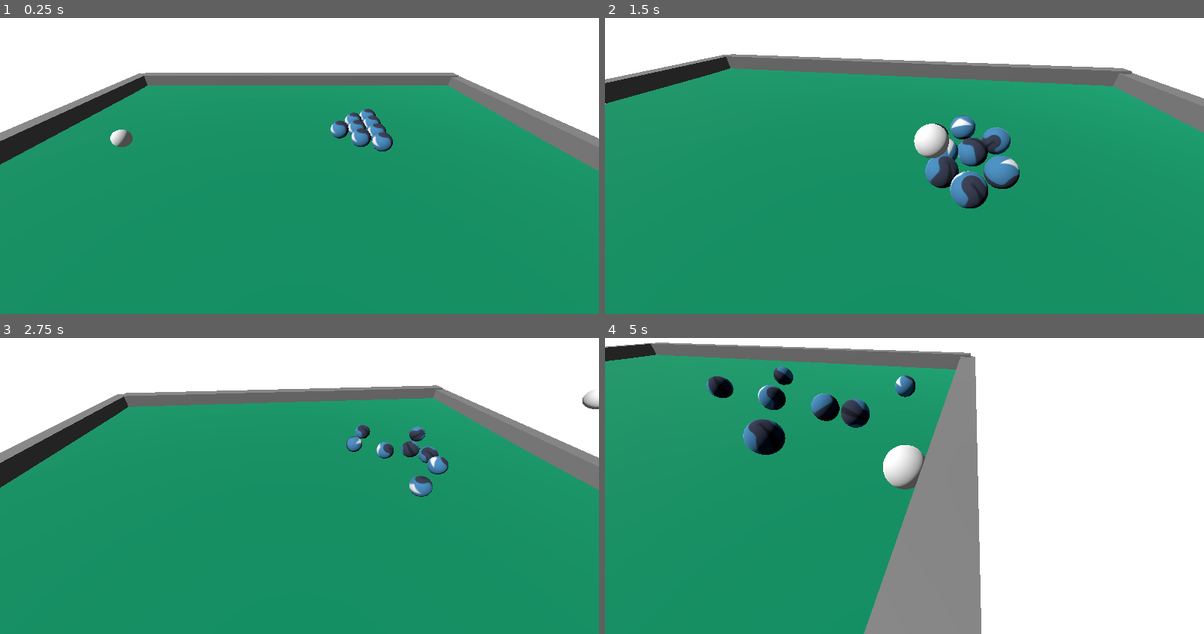
Above: before the commit, frames 1-4 (two rows, left to right).
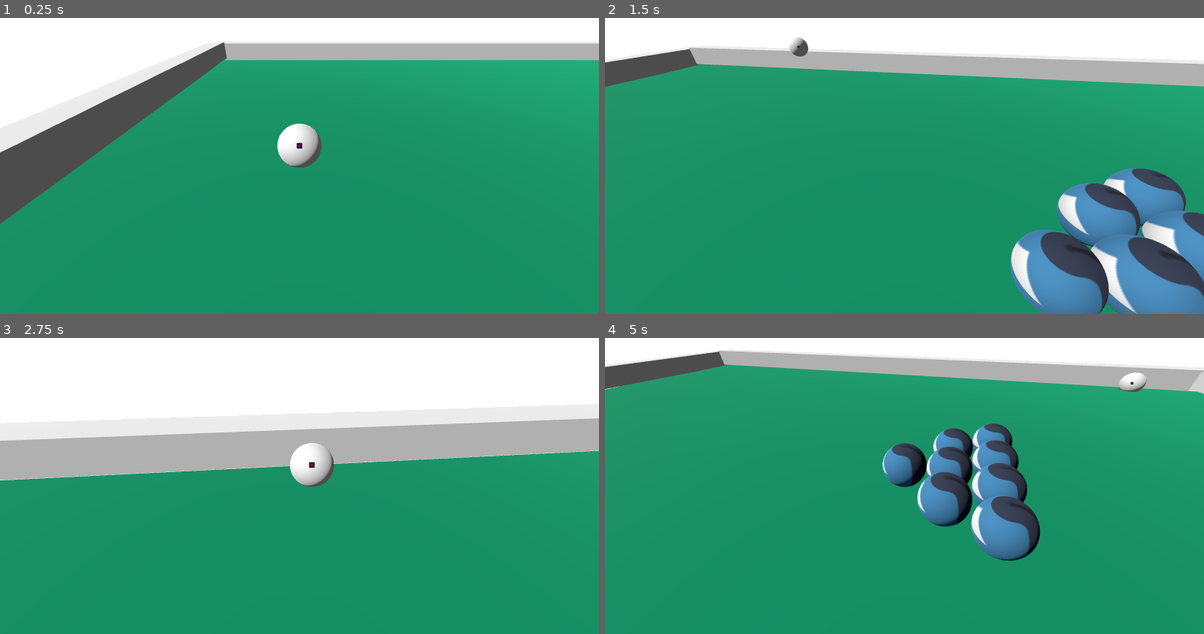
Above: after the commit, the same moments.

Repository: Urteusz/Ballatro
Game: Godot game, scene res://node_3d.tscn
The game is run twice, just before and just after one commit, with the same random seed, the same clock (stepped at 60 frames per second) and the same inputs. The engine's default icon, where the game draws it, is replaced by a stand-in: a white triangle on a blue panel in a dark square.
Inputs (mouse positions are in pixels of both pictures, inside the frame that each line leads up to):
- Up to frame 1 (0.25 s): no input
- Up to frame 2 (1.5 s): move the mouse to (934, 145) at 0.52 s; hold W (push_ball) 0.53-1.28 s; move the mouse to (874, 148) at 1.27 s; tap D (next_camera_target) at 1.35 s
- Up to frame 3 (2.75 s): tap W (push_ball) at 1.55, 2.3 s; move the mouse to (311, 459) at 2.02 s; hold A (previous_camera_target) from 2.03 s (still down)
- Up to frame 4 (5 s): move the mouse to (898, 471) at 2.77 s; release A (previous_camera_target) at 2.78 s; tap W (push_ball) at 2.85, 4.55 s; move the mouse to (946, 471) at 3.52 s; hold W (push_ball) 3.53-4.28 s; move the mouse to (856, 462) at 4.27 s; tap D (next_camera_target) at 4.35 s

The runs differ from the first frame. In frame 1, 21% of the frame differs, in the area x 0-100%, y 8-70%; in frame 2, 26%; in frame 3, 23%; in frame 4, 53%, in the area x 0-100%, y 1-100%.

Commit message:
Dodaj odbijanie kuli w kierunku, w ktorym patrzy sie kamera
- Sprite3D jako punkt w ktory uderzamy
- Shader co znika sciany

Diff:
--- a/ball_1.gd
+++ /dev/null
@@ -1,16 +0,0 @@
-extends RigidBody3D
-
-
-# Called when the node enters the scene tree for the first time.
-func _ready() -> void:
-	pass # Replace with function body.
-
-
-# Called every frame. 'delta' is the elapsed time since the previous frame.
-func _process(delta: float) -> void:
-	pass
-
-func _input(event):
-	if event.is_action_pressed("push_ball"):
-		# impulse force * camera -> target ball vector, idk radius?
-		apply_impulse(Vector3(0.0, 0.0, -30.0), Vector3(0.0, 0.0, 0.0))
--- a/node_3d.gd
+++ /dev/null
@@ -1,11 +0,0 @@
-extends Node3D
-
-
-# Called when the node enters the scene tree for the first time.
-func _ready() -> void:
-	pass # Replace with function body.
-
-
-# Called every frame. 'delta' is the elapsed time since the previous frame.
-func _process(delta: float) -> void:
-	pass
--- a/node_3d.tscn
+++ b/node_3d.tscn
@@ -1,8 +1,9 @@
-[gd_scene load_steps=17 format=3 uid="uid://2qvhwcgcgbqq"]
+[gd_scene load_steps=19 format=3 uid="uid://2qvhwcgcgbqq"]
 
 [ext_resource type="Texture2D" uid="uid://bqmhekyijn2be" path="res://textures/icon.svg" id="1_a202f"]
-[ext_resource type="Script" uid="uid://tc20kyas61rl" path="res://camera_3d.gd" id="2_noarx"]
-[ext_resource type="Script" uid="uid://bhf7b5c8nduhe" path="res://ball_1.gd" id="3_r3fl7"]
+[ext_resource type="Script" uid="uid://tc20kyas61rl" path="res://scripts/camera.gd" id="2_noarx"]
+[ext_resource type="Shader" uid="uid://dgp2nyncsm5bt" path="res://shaders/wall.gdshader" id="2_r3fl7"]
+[ext_resource type="Script" uid="uid://bhf7b5c8nduhe" path="res://scripts/player_ball.gd" id="3_r3fl7"]
 
 [sub_resource type="StandardMaterial3D" id="StandardMaterial3D_a0tk4"]
 cull_mode = 2
@@ -15,7 +16,14 @@
 [sub_resource type="BoxShape3D" id="BoxShape3D_noarx"]
 size = Vector3(21.54, 0.36, 31.36)
 
+[sub_resource type="ShaderMaterial" id="ShaderMaterial_jka67"]
+render_priority = 0
+shader = ExtResource("2_r3fl7")
+shader_parameter/fade_start_distance = 5.0
+shader_parameter/fade_end_distance = 2.0
+
 [sub_resource type="BoxMesh" id="BoxMesh_a0tk4"]
+material = SubResource("ShaderMaterial_jka67")
 
 [sub_resource type="BoxShape3D" id="BoxShape3D_r3fl7"]
 size = Vector3(1, 20.345, 31.37)
@@ -45,9 +53,10 @@
 [node name="DirectionalLight3D" type="DirectionalLight3D" parent="."]
 transform = Transform3D(-0.9333113, -2.4843486e-10, 0.35906842, 0.28876635, -0.5943458, 0.75057805, 0.21341076, 0.8042098, 0.55470955, 0.07139218, 5.804604, 8.714066)
 
-[node name="Camera3D" type="Camera3D" parent="."]
+[node name="Camera3D" type="Camera3D" parent="." node_paths=PackedStringArray("target")]
 transform = Transform3D(1, 0, 0, 0, 1, 0, 0, 0, 1, 0.14432669, 1.4036087, 3.7672782)
 script = ExtResource("2_noarx")
+target = NodePath("../PlayerBall")
 
 [node name="Table" type="Node" parent="."]
 
@@ -107,14 +116,23 @@
 [node name="WorldEnvironment" type="WorldEnvironment" parent="."]
 environment = SubResource("Environment_a202f")
 
-[node name="PlayerBall" type="RigidBody3D" parent="." groups=["balls"]]
+[node name="PlayerBall" type="RigidBody3D" parent="." node_paths=PackedStringArray("target_sprite") groups=["balls"]]
 transform = Transform3D(-1, 0, -8.742278e-08, 0, 1, 0, 8.742278e-08, 0, -1, 0.09263587, 0.7649708, 10.218924)
 physics_material_override = SubResource("PhysicsMaterial_r3fl7")
 script = ExtResource("3_r3fl7")
+target_sprite = NodePath("MeshInstance3D/Target")
 
 [node name="MeshInstance3D" type="MeshInstance3D" parent="PlayerBall"]
 mesh = SubResource("SphereMesh_jka67")
 
+[node name="Target" type="Sprite3D" parent="PlayerBall/MeshInstance3D"]
+modulate = Color(0.92577106, 0, 0.37224972, 1)
+pixel_size = 0.001
+billboard = 1
+shaded = true
+no_depth_test = true
+texture = ExtResource("1_a202f")
+
 [node name="CollisionShape3D" type="CollisionShape3D" parent="PlayerBall"]
 shape = SubResource("SphereShape3D_a0tk4")
 
--- a/project.godot
+++ b/project.godot
@@ -35,4 +35,4 @@
 
 [rendering]
 
-anti_aliasing/quality/msaa_2d=1
+anti_aliasing/quality/msaa_3d=1
--- a/camera_3d.gd
+++ b/scripts/camera.gd
@@ -2,9 +2,9 @@
 
 @export var target: Node3D
 @export var mouse_sensitivity = 0.003
-@export var table_camera_radius = 13.0
+@export var table_camera_radius = 13.0 # dystans kamery od celu
 @export var ball_camera_radius = 5.0
-@export var camera_speed = 10
+@export var camera_lerp_speed = 10
 
 const MIN_PHI = 0.25
 const MAX_PHI = 1.45
@@ -14,7 +14,7 @@
 var ball_list
 var camera_current_radius
 var camera_target_radius
-var current_target_index: int = -1
+var current_target_index: int = 0 # Biala bila
 var offset = Vector3(0.0, 0.0, 0.0)
 var pivot = Vector3.ZERO
 var animating = false
@@ -24,11 +24,11 @@
 	self.position = Vector3.ZERO
 	ball_list = get_tree().get_nodes_in_group("balls")
 
-	camera_current_radius = table_camera_radius
+	camera_current_radius = ball_camera_radius
 	camera_target_radius = camera_current_radius
 
 func _process(delta: float) -> void:
-	camera_current_radius = lerp(camera_current_radius, camera_target_radius, camera_speed * delta)
+	camera_current_radius = lerp(camera_current_radius, camera_target_radius, camera_lerp_speed * delta)
 
 	var x = camera_current_radius * sin(phi) * cos(theta)
 	var y = camera_current_radius * cos(phi)
@@ -40,7 +40,7 @@
 		target_center = target.global_position
 
 	if animating:
-		pivot = lerp(pivot, target_center, camera_speed * delta)
+		pivot = lerp(pivot, target_center, camera_lerp_speed * delta)
 
 		if pivot.distance_to(target_center) < 0.01:
 			animating = false
@@ -65,6 +65,8 @@
 		current_target_index -= 1
 		update_camera_target()
 
+# Kamera przechodzi po kulach w kolejnosci w jakiej zostaly dodane do listy
+#	zamiast tego powinno dac sie zmieniac pomiedzy najblizszymi kulami
 func update_camera_target():
 		var total_targets = ball_list.size() + 1
 		current_target_index = wrapi(current_target_index, 0, total_targets)
--- /dev/null
+++ b/scripts/player_ball.gd
@@ -0,0 +1,68 @@
+extends RigidBody3D
+
+const COLLISION_SHAPE_PATH = "CollisionShape3D"
+
+@export var impulse_strength = 30.0
+@export var target_sprite: Node3D
+
+var camera: Camera3D = null
+var radius = 0.0
+
+func _ready() -> void:
+	camera = get_viewport().get_camera_3d()
+	# jesli kula bedzie zmieniac swoj promien to nalezaloby przeniesc
+	#	ten call do push_ball()
+	radius = get_ball_radius()
+
+	if not camera:
+		push_error("Error: No camera found.")
+		set_process(false)
+		return
+
+	if not target_sprite:
+		push_warning("Warning: 'target_sprite' not assigned.")
+
+func _process(delta: float) -> void:
+	pass
+
+func _input(event):
+	# Drugi warunek zaklada ze biala bila jest dodana pierwsza
+	# 	niedobrze
+	if event.is_action_pressed("push_ball") && camera.current_target_index == 0:
+		push_ball()
+		#camera.current_target_index = camera.ball_list.size()
+		#camera.target = null
+
+func get_ball_radius() -> float:
+	var collision_shape_node = get_node_or_null(COLLISION_SHAPE_PATH)
+
+	if not collision_shape_node:
+		push_error("Error: Could not find CollisionShape3D child node at path:", COLLISION_SHAPE_PATH)
+		return 0.0
+
+	var shape_resource = collision_shape_node.shape
+
+	if not shape_resource:
+		push_error("Error: CollisionShape3D node has no shape resource assigned.")
+		return 0.0
+
+	if shape_resource is SphereShape3D:
+		var sphere_shape = shape_resource as SphereShape3D
+		return sphere_shape.radius
+	else:
+		push_error("Error: The shape is not a SphereShape3D. Cannot retrieve radius.")
+		return 0.0
+
+func push_ball():
+	if !camera:
+		print("Error: No active Camera3D found.")
+		return
+
+	var camera_position = camera.global_position
+	var ball_position = global_position
+	var direction_to_camera = (camera_position - ball_position).normalized()
+
+	var impulse_position = -direction_to_camera * radius
+	var impulse_vector = direction_to_camera * impulse_strength
+
+	apply_impulse(-impulse_vector, impulse_position)
--- /dev/null
+++ b/shaders/wall.gdshader
@@ -0,0 +1,41 @@
+// ale wygenerowal shader
+shader_type spatial;
+
+// This enables transparency. CRITICAL!
+// blend_mix = allows alpha blending
+// depth_draw_opaque = makes the object still cast shadows and clip correctly
+render_mode blend_mix, depth_draw_opaque;
+
+// This lets you add a texture to your wall in the Inspector
+uniform sampler2D albedo_texture : source_color, filter_linear_mipmap;
+
+// These are the distances you can control from the Inspector
+uniform float fade_start_distance : hint_range(0.0, 20.0) = 5.0;
+uniform float fade_end_distance : hint_range(0.0, 20.0) = 2.0;
+
+// This 'varying' will pass the world position from the vertex to the fragment
+varying vec3 v_world_pos;
+
+void vertex() {
+	// Calculate the world position for this vertex
+	v_world_pos = (MODEL_MATRIX * vec4(VERTEX, 1.0)).xyz;
+}
+
+void fragment() {
+	// Get the base color from the texture
+	vec4 tex_color = texture(albedo_texture, UV);
+	ALBEDO = tex_color.rgb;
+
+	// Calculate the distance from this specific pixel to the camera
+	// CAMERA_POSITION_WORLD is a built-in Godot variable
+	float dist = distance(CAMERA_POSITION_WORLD, v_world_pos);
+
+	// Calculate the fade amount
+	// smoothstep() creates a smooth gradient between the end and start distances
+	// It returns 0.0 if dist < fade_end_distance (fully transparent)
+	// It returns 1.0 if dist > fade_start_distance (fully opaque)
+	float fade_alpha = smoothstep(fade_end_distance, fade_start_distance, dist);
+
+	// Apply the final alpha
+	ALPHA = tex_color.a * fade_alpha;
+}
Not shown, removed: node_3d.gd.uid
Renamed: camera_3d.gd.uid -> scripts/camera.gd.uid
Renamed: ball_1.gd.uid -> scripts/player_ball.gd.uid
Not shown, added: shaders/wall.gdshader.uid
